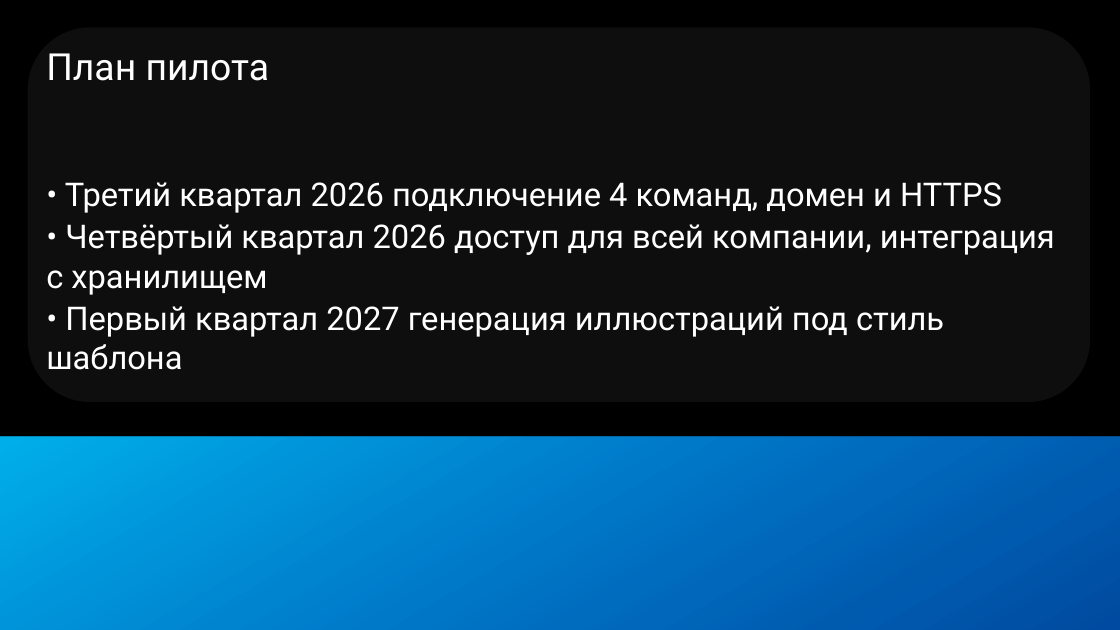
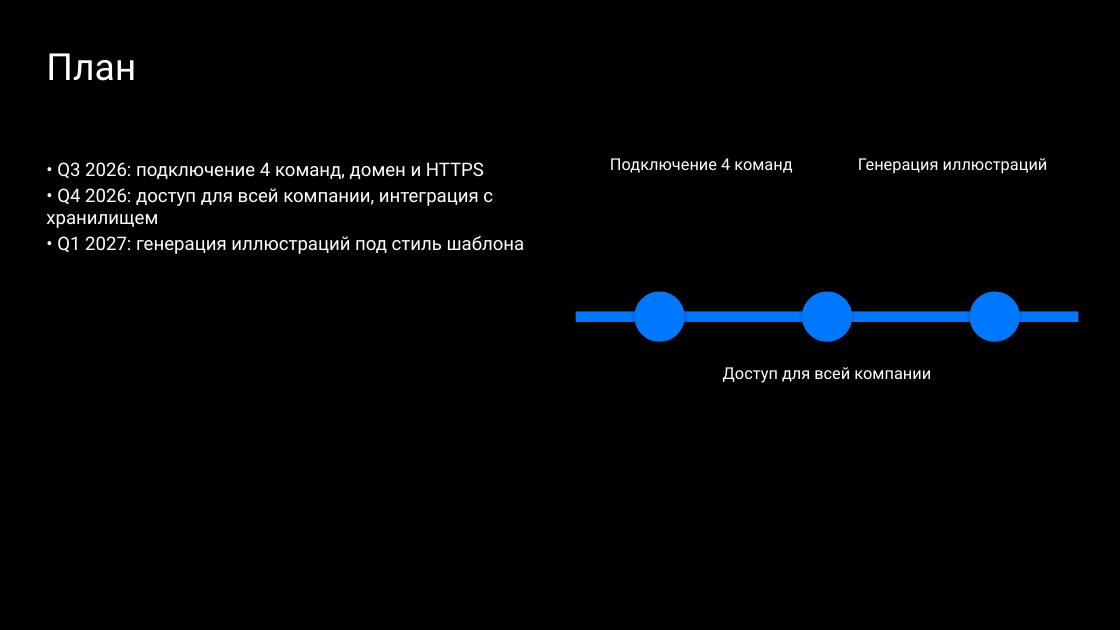
Before and after one commit to DiFoxenGit/-VKTechHackathon, a slide deck: slide 8 of samples/VK_WorkSpace_Клиентская_конференция_Шабл__split.pptx (slide 7 before the commit). Drawn at 1120x630 pixels with LibreOffice and Linux fonts; fonts in the diff are those of the drawing; background and template pictures are left out. Boxes give left, top, right and bottom in pixels: in the first picture for what was removed or moved away, otherwise in the second. Text is boxed around its words. In the diff, an @@ line names an element or a change of style, - is before the commit and + after.

```diff
--- a/samples/VK_WorkSpace_Клиентская_конференция_Шабл__split.pptx
+++ b/samples/VK_WorkSpace_Клиентская_конференция_Шабл__split.pptx
@@ rounded rectangle removed at (x1=28, y1=28, x2=1091, y2=402) @@
@@ text at (x1=46, y1=53, x2=136, y2=81): text changed @@
-План пилота
+План
@@ text at (x1=46, y1=162, x2=525, y2=254): text changed; size 28 to 16 pt @@
-• Третий квартал 2026 подключение 4 команд, домен и HTTPS
-• Четвёртый квартал 2026 доступ для всей компании, интеграция с хранилищем
-• Первый квартал 2027 генерация иллюстраций под стиль шаблона
+• Q3 2026: подключение 4 команд, домен и HTTPS
+• Q4 2026: доступ для всей компании, интеграция с хранилищем
+• Q1 2027: генерация иллюстраций под стиль шаблона
@@ text added at (x1=610, y1=158, x2=792, y2=173), 14 pt, text #FFFFFF @@
+Подключение 4 команд
@@ text added at (x1=858, y1=158, x2=1048, y2=174), 14 pt, text #FFFFFF @@
+Генерация иллюстраций
@@ ellipse added at (x1=634, y1=292, x2=685, y2=342), fill #0077FF @@
@@ ellipse added at (x1=802, y1=292, x2=853, y2=342), fill #0077FF @@
@@ ellipse added at (x1=970, y1=292, x2=1020, y2=342), fill #0077FF @@
@@ rectangle added at (x1=576, y1=312, x2=1078, y2=322), fill #0077FF @@
@@ text added at (x1=723, y1=367, x2=931, y2=383), 14 pt, text #FFFFFF @@
+Доступ для всей компании
@@ rectangle removed at (x1=0, y1=436, x2=1120, y2=630) @@
```
Also in this commit, not shown: 5 other slides changed, 4 slides added, 4 slides removed, 31 other files.
